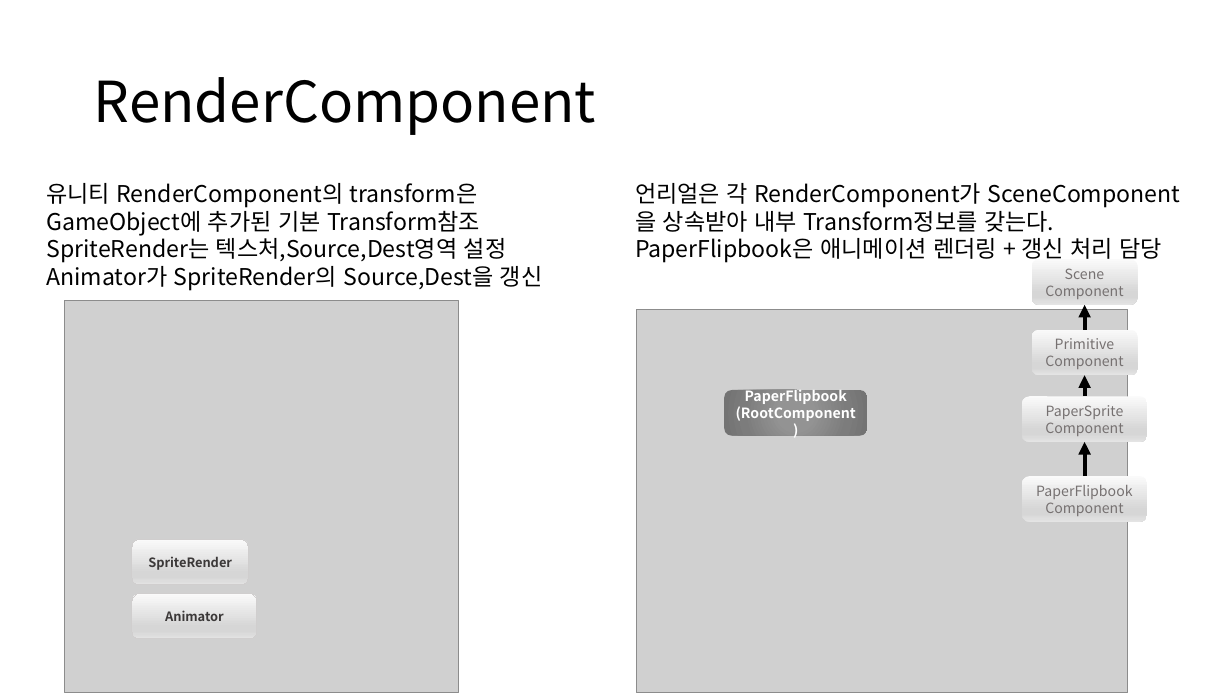
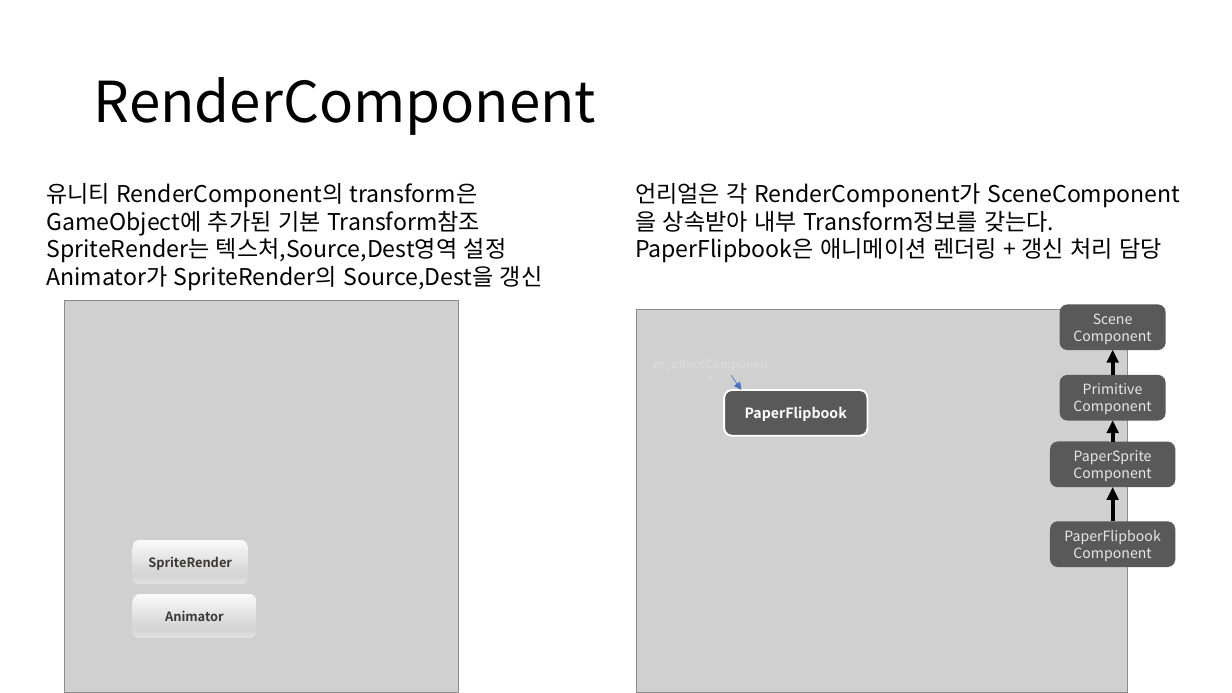
Before and after one commit to ldw9981/Direct2D_1.4, a slide deck: slide 9 of ppt/GameObject.pptx (slide 11 before the commit). Drawn at 1232x693 pixels with LibreOffice and Linux fonts; fonts in the diff are those of the drawing; grey boxes stand for pictures. Boxes give left, top, right and bottom in pixels: in the first picture for what was removed or moved away, otherwise in the second. Text is boxed around its words. In the diff, an @@ line names an element or a change of style, - is before the commit and + after.

```diff
--- a/ppt/GameObject.pptx
+++ b/ppt/GameObject.pptx
@@ 4 rounded rectangles, 3 arrows: place and size @@
-4 rounded rectangles, 3 arrows at [1022, 259, 1148, 521]
+4 rounded rectangles, 3 arrows at [1050, 304, 1176, 567]
@@ arrow added from (731, 375) to (741, 390), #4472C4 0.5 pt @@
@@ text colour #767171 to #E7E6E6; fill gradient #FAFAFA to #D7D7D7 to #E4E4E4 to #595959 in 4 elements at [1050, 442, 1176, 487], [1050, 521, 1176, 567], [1060, 304, 1166, 349], [1060, 375, 1166, 421] @@
@@ rounded rectangle "PaperFlipbook" at [725, 390, 868, 435]: fill gradient #939393 to #7C7C7C to #747474 to #595959; outline none to #FFFFFF 1.5 pt @@
@@ text in rounded rectangle at [736, 407, 856, 421]: paragraph removed @@
-(RootComponent)
```
Also in this commit, not shown: 2 other slides changed, 3 slides added.
